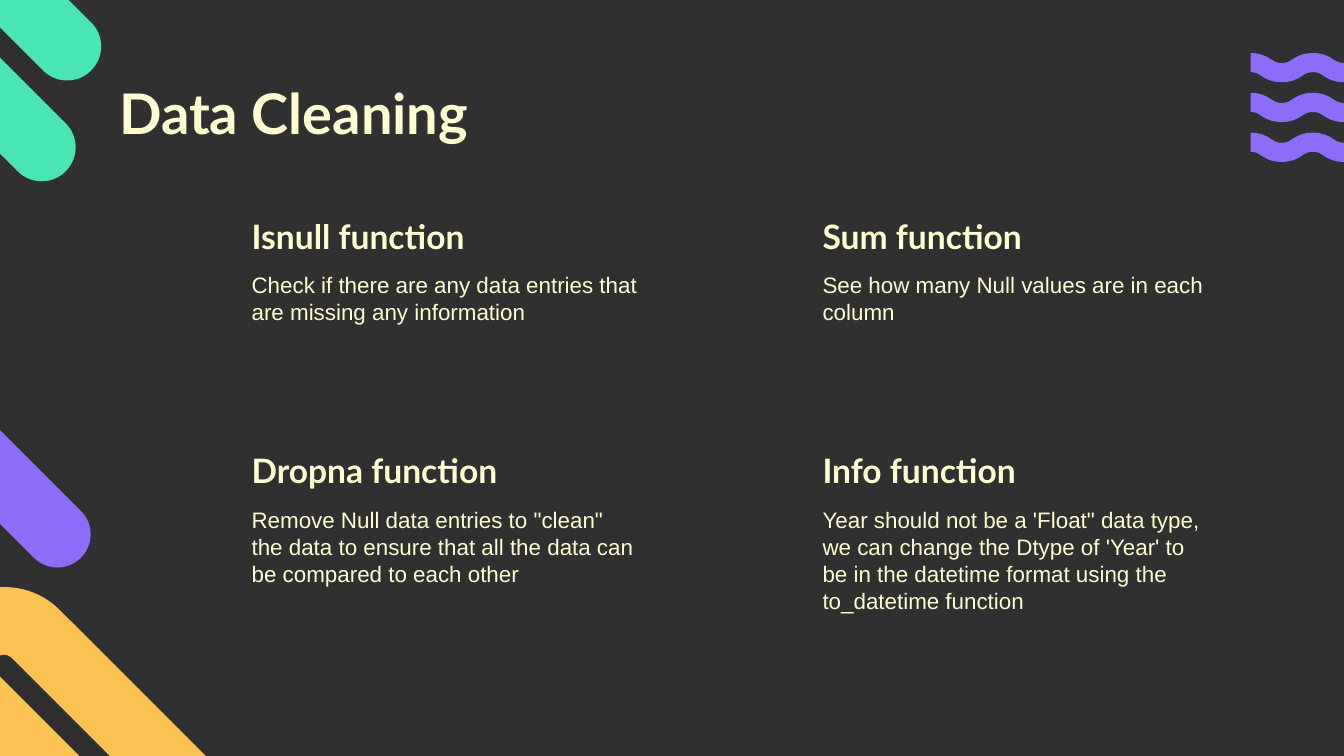
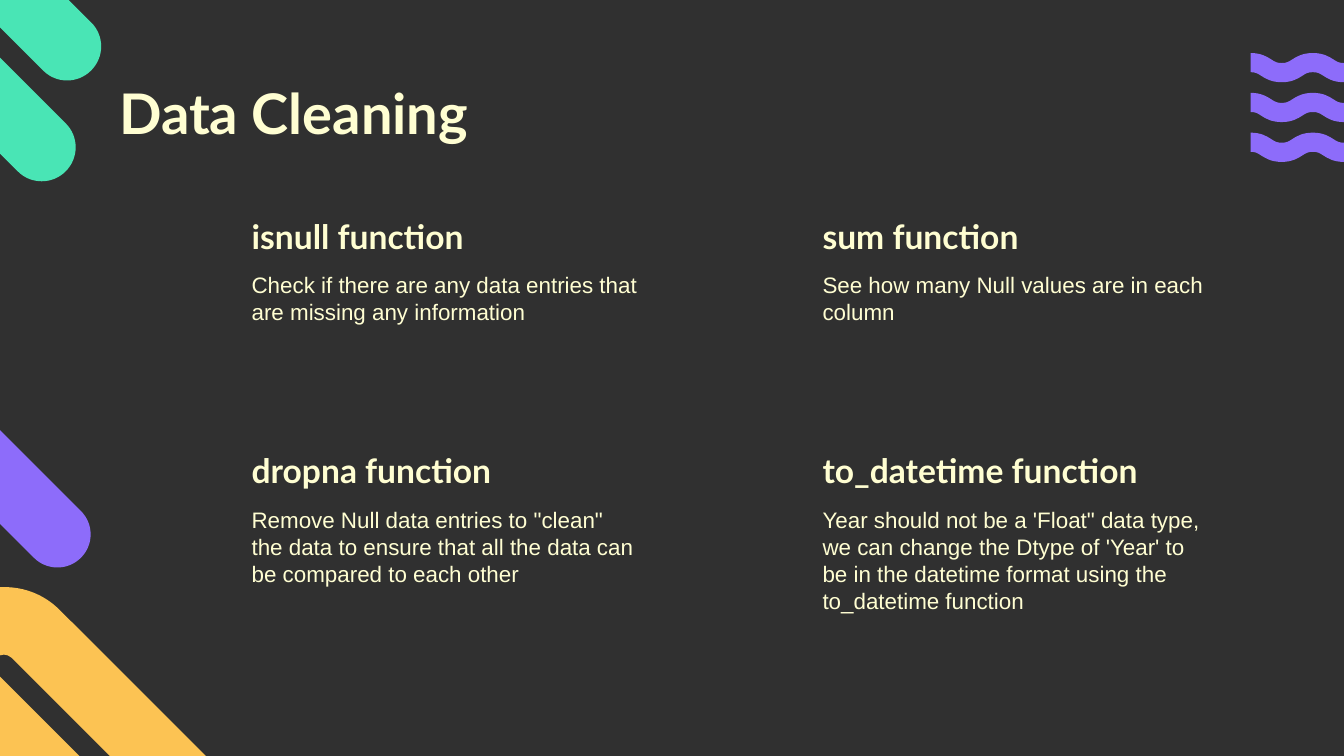
Before and after one commit to kekgan/Video-Games-Sales-Analysis, a slide deck: slide 6 of VG-sales-analysis-slides.pptx. Drawn at 1344x756 pixels with LibreOffice and Linux fonts; fonts in the diff are those of the drawing. Boxes give left, top, right and bottom in pixels: in the first picture for what was removed or moved away, otherwise in the second. Text is boxed around its words. In the diff, an @@ line names an element or a change of style, - is before the commit and + after.

```diff
--- a/VG-sales-analysis-slides.pptx
+++ b/VG-sales-analysis-slides.pptx
@@ subtitle at [252,224,464,250]: text changed @@
-Isnull function
+isnull function
@@ subtitle at [823,224,1019,250]: text changed @@
-Sum function
+sum function
@@ subtitle at [252,458,491,489]: text changed @@
-Dropna function
+dropna function
@@ subtitle at [823,458,1138,488]: text changed @@
-Info function
+to_datetime function
```
Also in this commit, not shown: 4 other slides changed, 2 slides removed.
